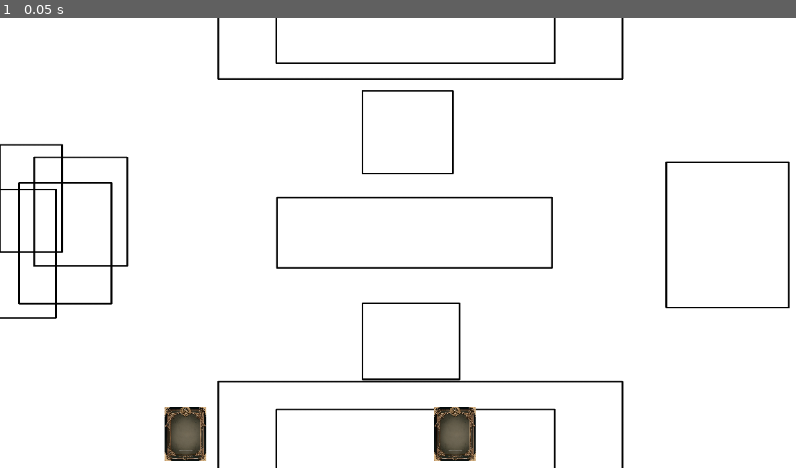
Above: before the commit, frame 1.
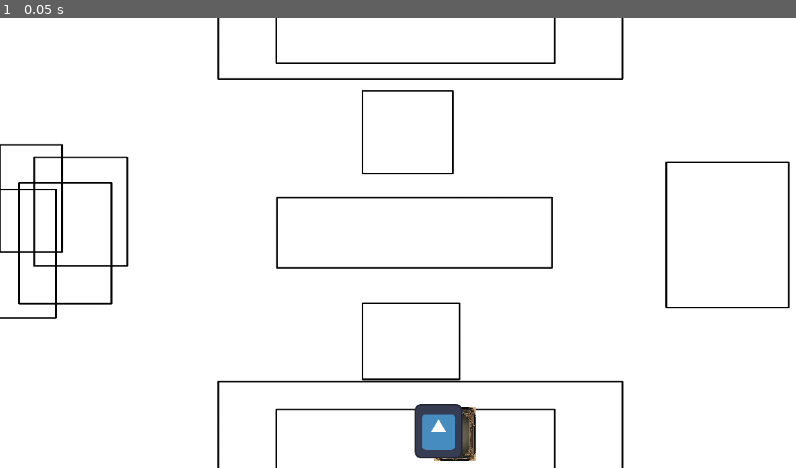
Above: after the commit, the same moment.

Repository: Egonef/ClaimOP
Game: Godot game, scene res://Tablero.tscn
The game is run twice, just before and just after one commit, with the same random seed, the same clock (stepped at 60 frames per second) and the same inputs. The engine's default icon, where the game draws it, is replaced by a stand-in: a white triangle on a blue panel in a dark square.
Inputs:
- Up to frame 1 (0.05 s): no input

The runs differ from the first frame. In frame 1, 1.4% of the frame differs, in the area x 20-59%, y 85-99%.

Commit message:
carta en su sitio

Diff:
--- a/Scripts/mousedrag.gd
+++ b/Scripts/mousedrag.gd
@@ -1,6 +1,6 @@
 extends StaticBody2D
 
-var clicked = false
+
 var xlock = true
 var ypos = 599
 # Called when the node enters the scene tree for the first time.
@@ -17,7 +17,7 @@
 				scale.x = 1.2
 				scale.y = 1.2
 	else:
-
+		xlock = true
 		position.y = ypos
 		scale.x = 1
 		scale.y = 1
@@ -27,8 +27,8 @@
 
 
 func _on_zona_mano_ordenar_cartas(posiciones , possize):
-	print("Señal de posicion recibida")
 	if (xlock == true):
 		for n in possize:
+			print("Mi posicion:",position.x," Posicion de la mano: ", posiciones[n])
 			if (position.x != posiciones[n]):
 				position.x = posiciones[n]
--- a/Tablero.tscn
+++ b/Tablero.tscn
@@ -1,8 +1,9 @@
-[gd_scene load_steps=6 format=3 uid="uid://s2lvrudyiweo"]
+[gd_scene load_steps=7 format=3 uid="uid://s2lvrudyiweo"]
 
 [ext_resource type="Texture2D" uid="uid://dyxmyxyu1u80" path="res://Assets tablero/Tableroboceto.png" id="1_pv7lr"]
 [ext_resource type="Texture2D" uid="uid://4f4vw0nambbn" path="res://Assets cartas/artwork.png" id="2_cu1hy"]
 [ext_resource type="Script" path="res://Scripts/mousedrag.gd" id="2_dojjv"]
+[ext_resource type="Texture2D" uid="uid://ci3vvdy20m25n" path="res://icon.svg" id="4_hhoay"]
 [ext_resource type="PackedScene" uid="uid://r1u135485j7q" path="res://zona_mano.tscn" id="4_k5mrf"]
 
 [sub_resource type="RectangleShape2D" id="RectangleShape2D_n12hp"]
@@ -26,17 +27,18 @@
 scale = Vector2(0.094, 0.094)
 texture = ExtResource("2_cu1hy")
 
-[node name="ZonaMano" parent="." instance=ExtResource("4_k5mrf")]
-
 [node name="Carta2" type="StaticBody2D" parent="."]
-position = Vector2(267, 409)
+position = Vector2(630, 381)
 script = ExtResource("2_dojjv")
 
 [node name="CollisionShape2D" type="CollisionShape2D" parent="Carta2"]
 shape = SubResource("RectangleShape2D_n12hp")
 
 [node name="Sprite2D" type="Sprite2D" parent="Carta2"]
-scale = Vector2(0.094, 0.094)
-texture = ExtResource("2_cu1hy")
+position = Vector2(1.49999, -4.00001)
+scale = Vector2(0.539062, 0.609375)
+texture = ExtResource("4_hhoay")
+
+[node name="ZonaMano" parent="." instance=ExtResource("4_k5mrf")]
 
 [connection signal="ordenar_Cartas" from="ZonaMano" to="Carta" method="_on_zona_mano_ordenar_cartas"]
